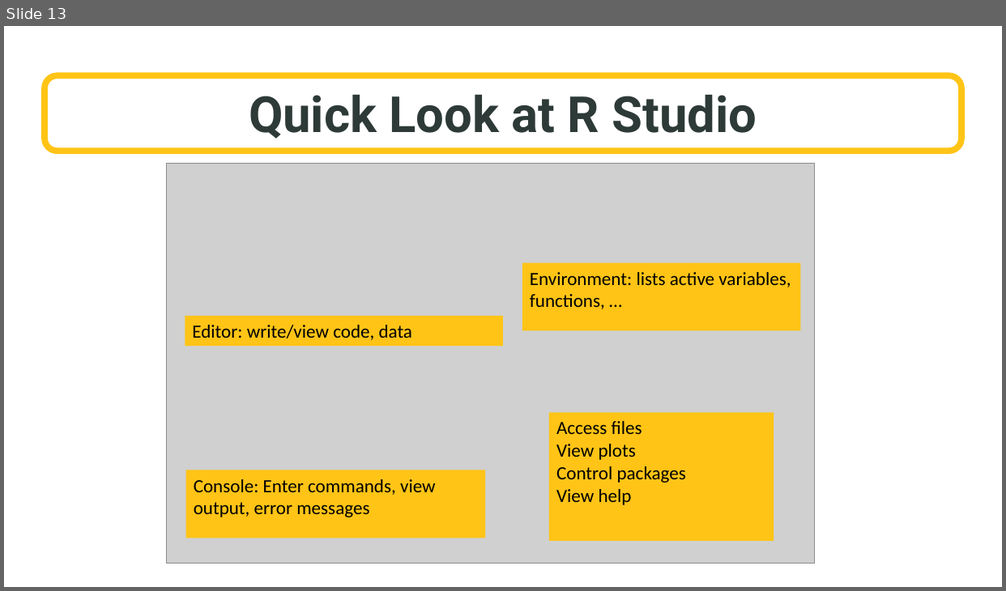
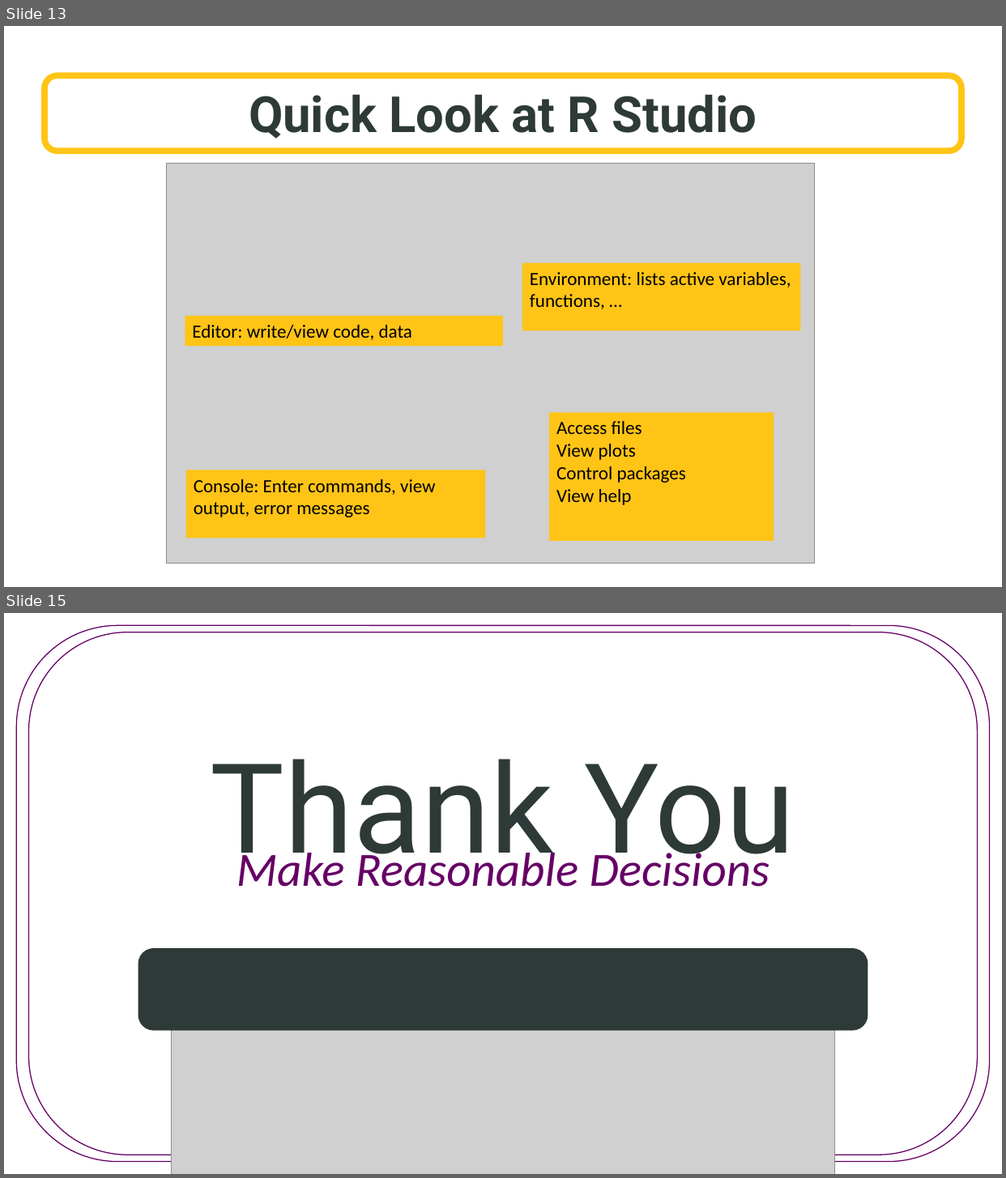
Before and after one commit to SuperMarioGiacomazzo/STOR455_WEBSITE, a slide deck: Lectures/2 - Four Step Process.pptx. Shown one above the other, each under a label of ours: slide 13 before the commit, slides 13 and 15 after it; the slides between them are not shown. The pictures are 1006x591 and 1006x1178 pixels, drawn with LibreOffice and Linux fonts; fonts in the diff are those of the drawing; grey boxes stand for pictures; background and template pictures are left out. Boxes give left, top, right and bottom in pixels: in the first picture for what was removed or moved away, otherwise in the second. Text is boxed around its words. In the diff, an @@ line names an element or a change of style, - is before the commit and + after.

```diff
--- a/Lectures/2 - Four Step Process.pptx
+++ b/Lectures/2 - Four Step Process.pptx
@@ slide 15 added at [4, 613, 1002, 1174], background #FFFFFF @@
@@ rounded rectangle added at [17, 626, 990, 1162], outline #660066 1 pt @@
@@ rounded rectangle added at [28, 632, 978, 1156], outline #660066 1 pt @@
@@ text added at [211, 759, 795, 882], 120 pt, text #2D3A37 @@
+Thank You
@@ text added at [236, 847, 770, 887], 46 pt, text #660066, italic @@
+Make Reasonable Decisions
@@ rounded rectangle added at [138, 948, 868, 1031], fill #2D3A37 @@
@@ picture added at [171, 1019, 835, 1174] @@
```
Also in this commit, not shown: 3 slides changed, 1 other slide added, 15 other files.
